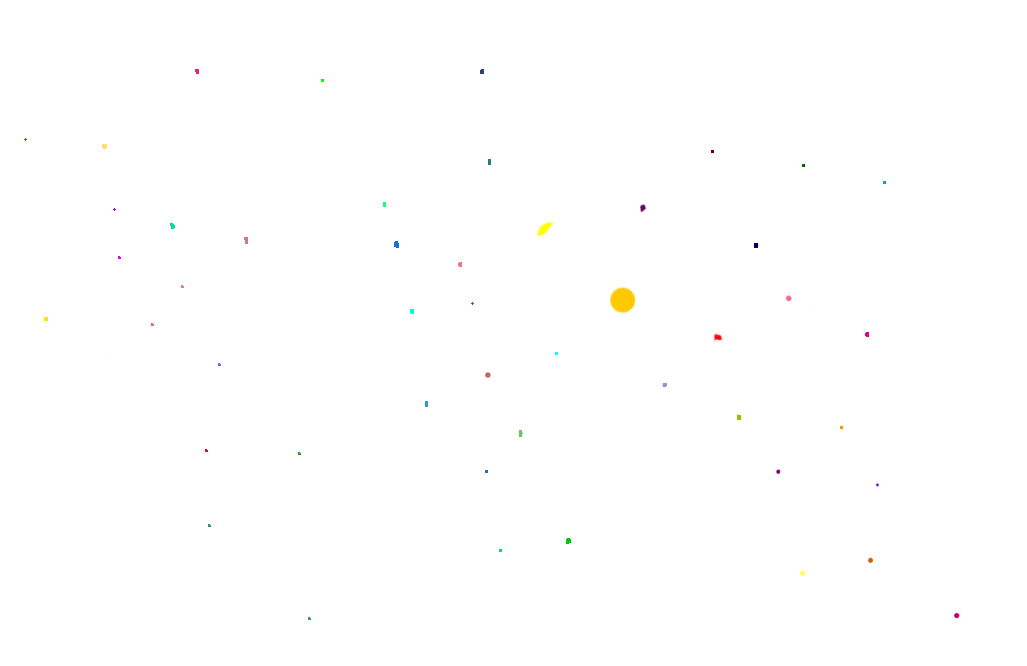
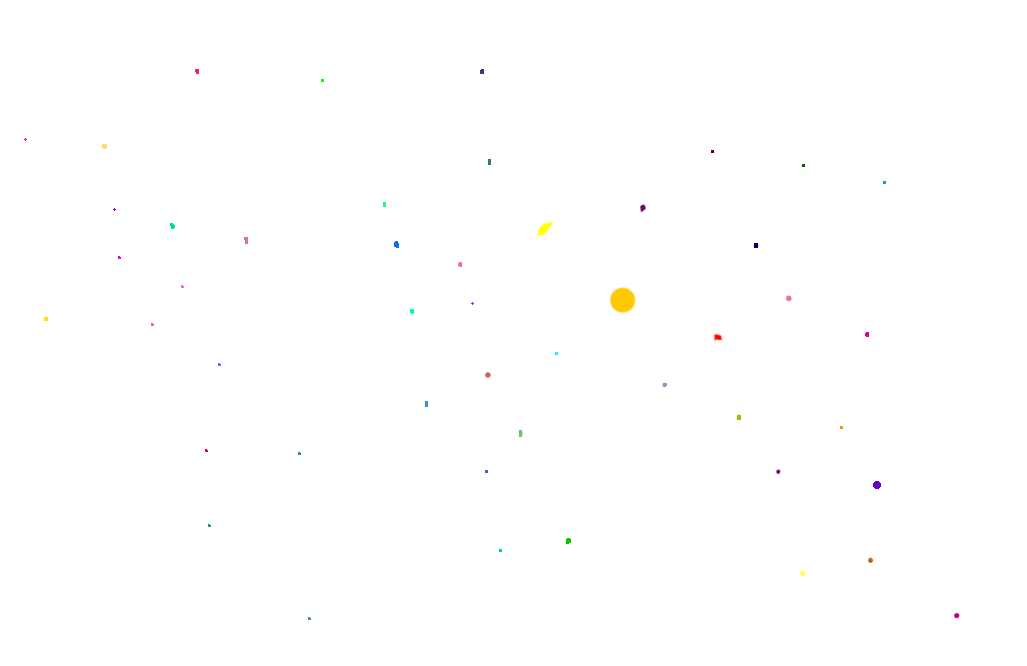
Comparing the layer stacks of the two 1027×666 images. Changes:
painted on "Ebene 2" over [873,481,881,489]
